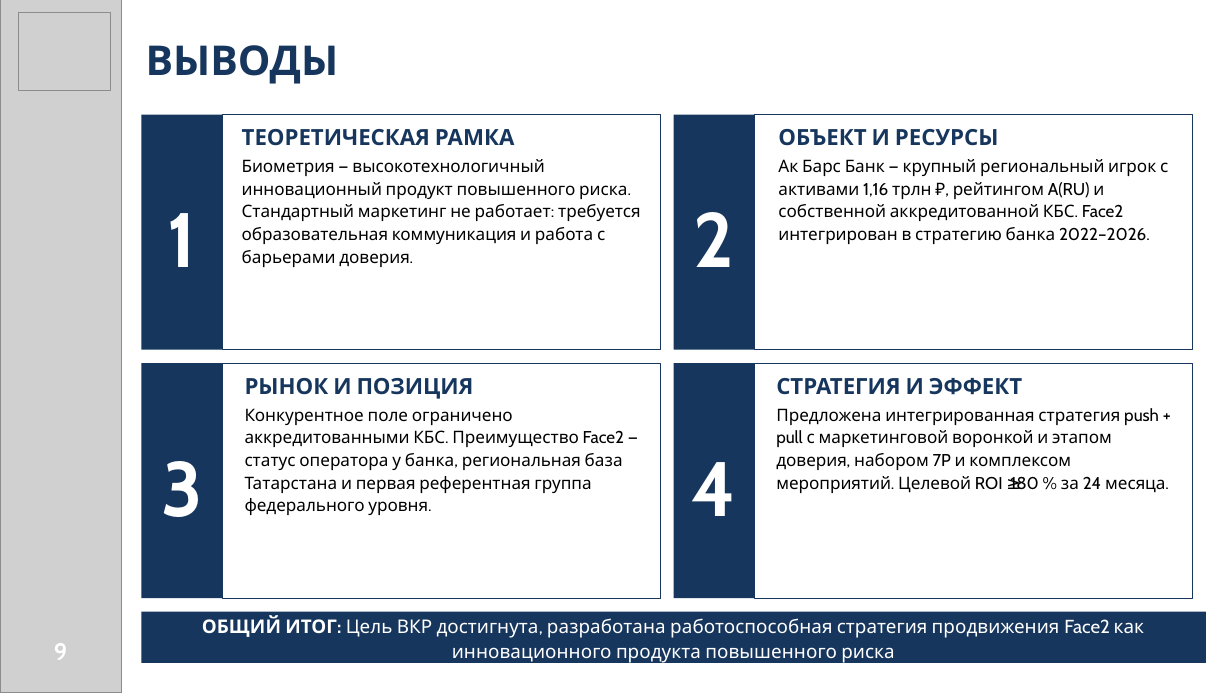
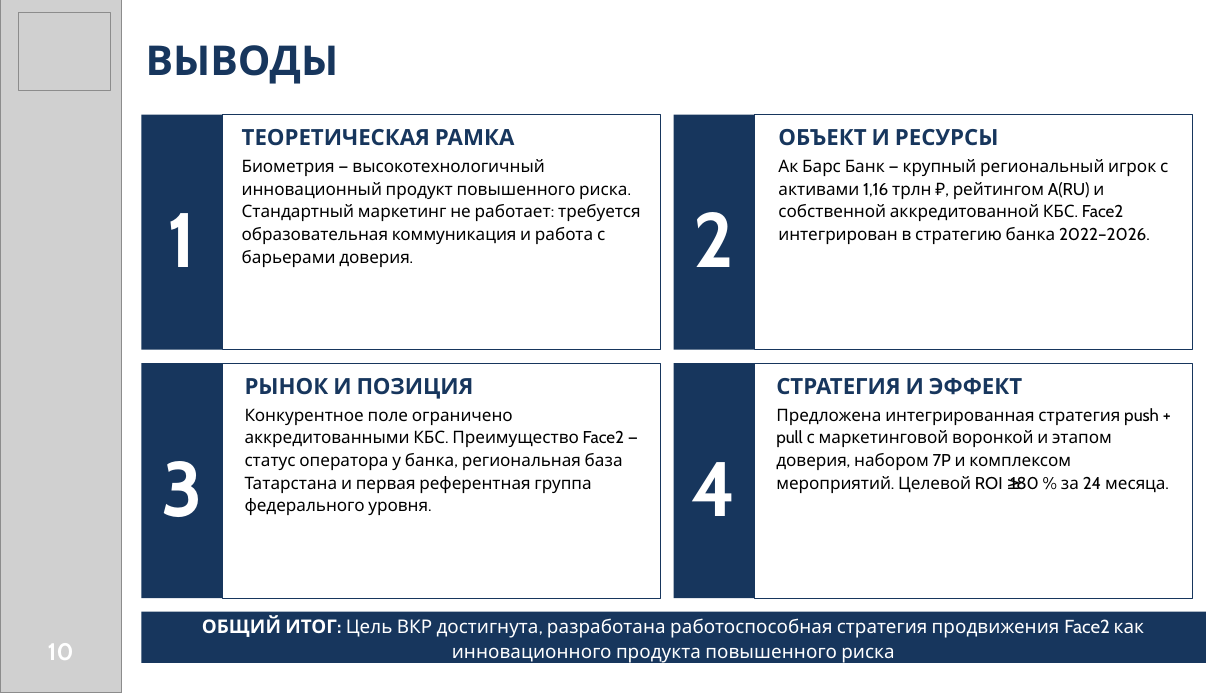
Before and after one commit to IndustrialBrace/VKR, a slide deck: slide 10 of ВКР_Face2_АкБарс_презентация.pptx (slide 9 before the commit). Drawn at 1232x693 pixels with LibreOffice and Linux fonts; fonts in the diff are those of the drawing; grey boxes stand for pictures. Boxes give left, top, right and bottom in pixels: in the first picture for what was removed or moved away, otherwise in the second. Text is boxed around its words. In the diff, an @@ line names an element or a change of style, - is before the commit and + after.

```diff
--- a/ВКР_Face2_АкБарс_презентация.pptx
+++ b/ВКР_Face2_АкБарс_презентация.pptx
@@ text at [48,643,74,660]: text changed @@
-9
+10
```
Also in this commit, not shown: 1 other slide changed, 1 slide added, 1 other file.
